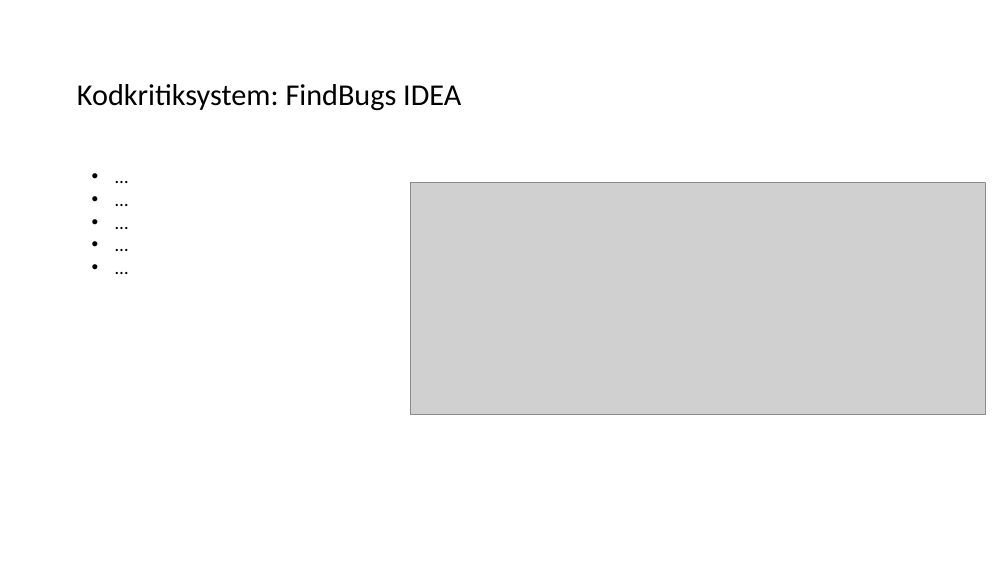
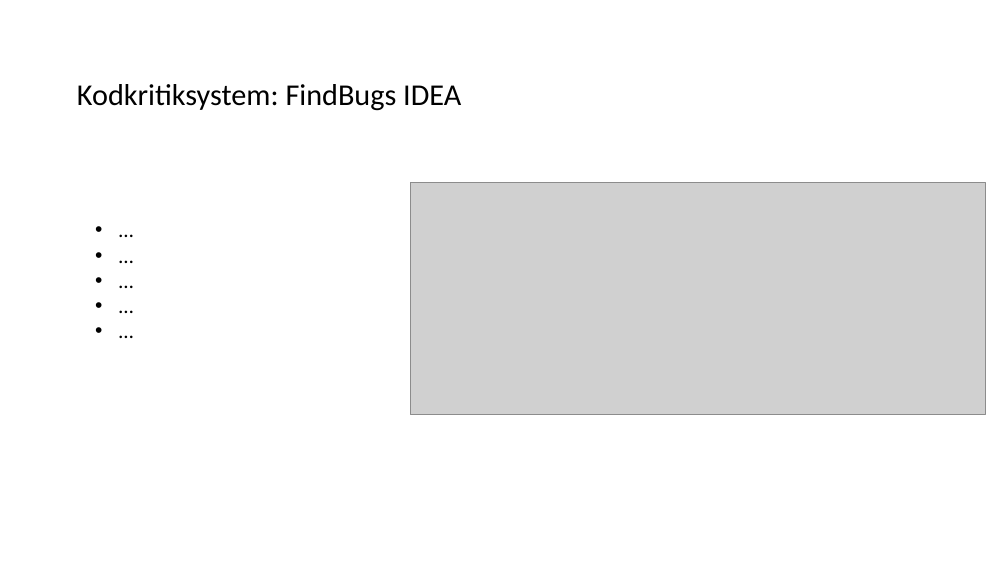
Before and after one commit to hampusidstam/InteGame, a slide deck: slide 29 of docs/Slutredovisning_grp5_v8.pptx. Drawn at 1008x567 pixels with LibreOffice and Linux fonts; fonts in the diff are those of the drawing; grey boxes stand for pictures. Boxes give left, top, right and bottom in pixels: in the first picture for what was removed or moved away, otherwise in the second. Text is boxed around its words. In the diff, an @@ line names an element or a change of style, - is before the commit and + after.

```diff
--- a/docs/Slutredovisning_grp5_v8.pptx
+++ b/docs/Slutredovisning_grp5_v8.pptx
@@ text "…": place and size @@
-text "…" at box(84, 161, 386, 284)
+text "…" at box(88, 188, 389, 451)
@@ text "…" at box(88, 188, 389, 451): size 18 to 20 pt @@
```
Also in this commit, not shown: 6 other slides changed.
